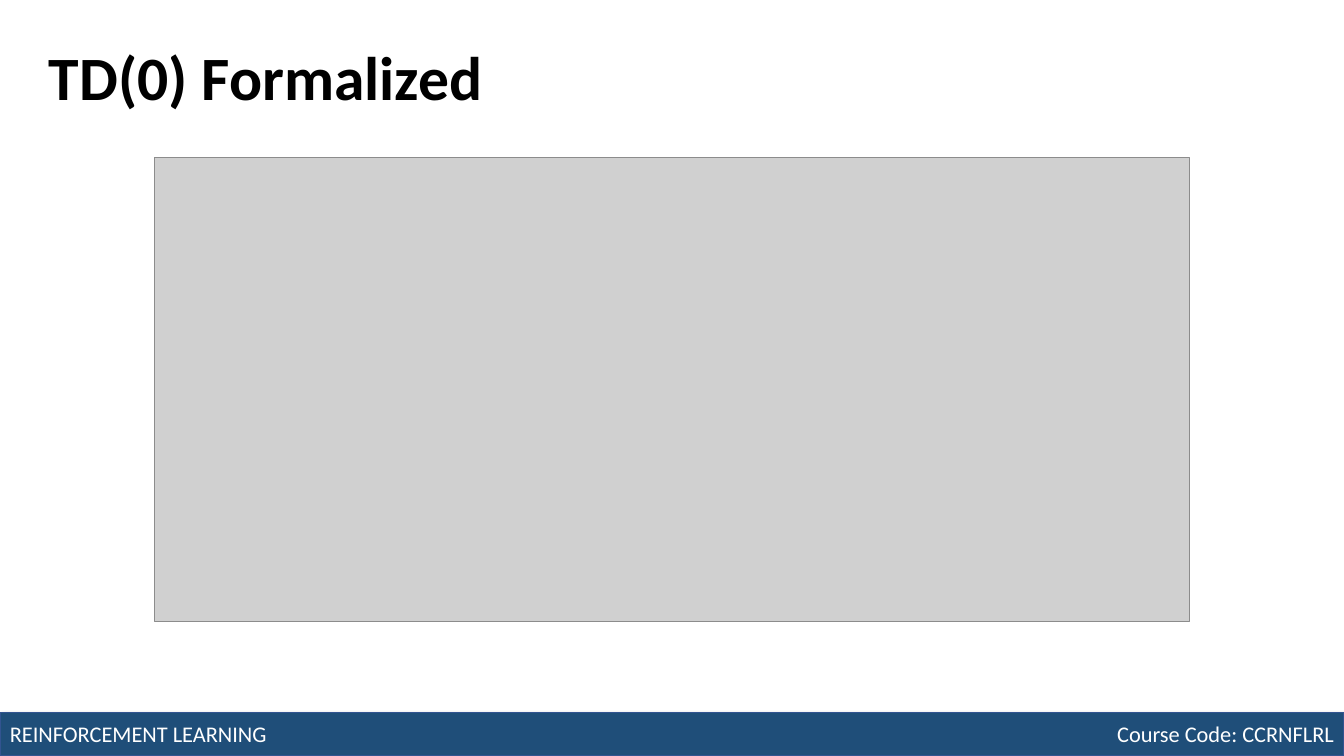
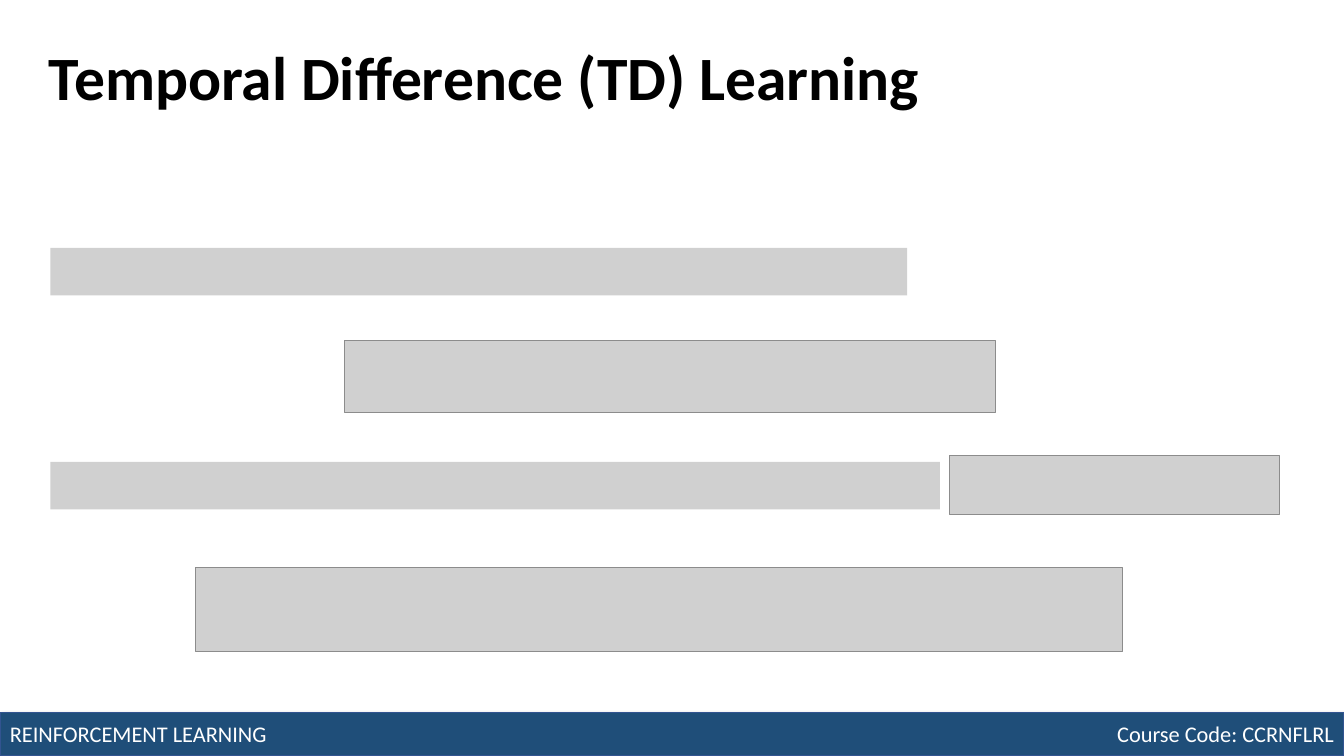
Before and after one commit to robitussin/CCRNFLRL, a slide deck: slide 5 of week_9-10/Module 7 - Temporal Difference Learning.pptx. Drawn at 1344x756 pixels with LibreOffice and Linux fonts; fonts in the diff are those of the drawing; grey boxes stand for pictures. Boxes give left, top, right and bottom in pixels: in the first picture for what was removed or moved away, otherwise in the second. Text is boxed around its words. In the diff, an @@ line names an element or a change of style, - is before the commit and + after.

```diff
--- a/week_9-10/Module 7 - Temporal Difference Learning.pptx
+++ b/week_9-10/Module 7 - Temporal Difference Learning.pptx
@@ title at [49, 54, 919, 111]: text changed @@
-TD(0) Formalized
+Temporal Difference (TD) Learning
@@ picture removed at [155, 157, 1190, 621] @@
@@ picture added at [50, 248, 907, 295] @@
@@ picture added at [345, 341, 996, 412] @@
@@ picture added at [50, 462, 940, 509] @@
@@ picture added at [950, 456, 1280, 514] @@
@@ picture added at [196, 568, 1123, 651] @@
```
Also in this commit, not shown: 11 other slides changed, 3 slides removed.
